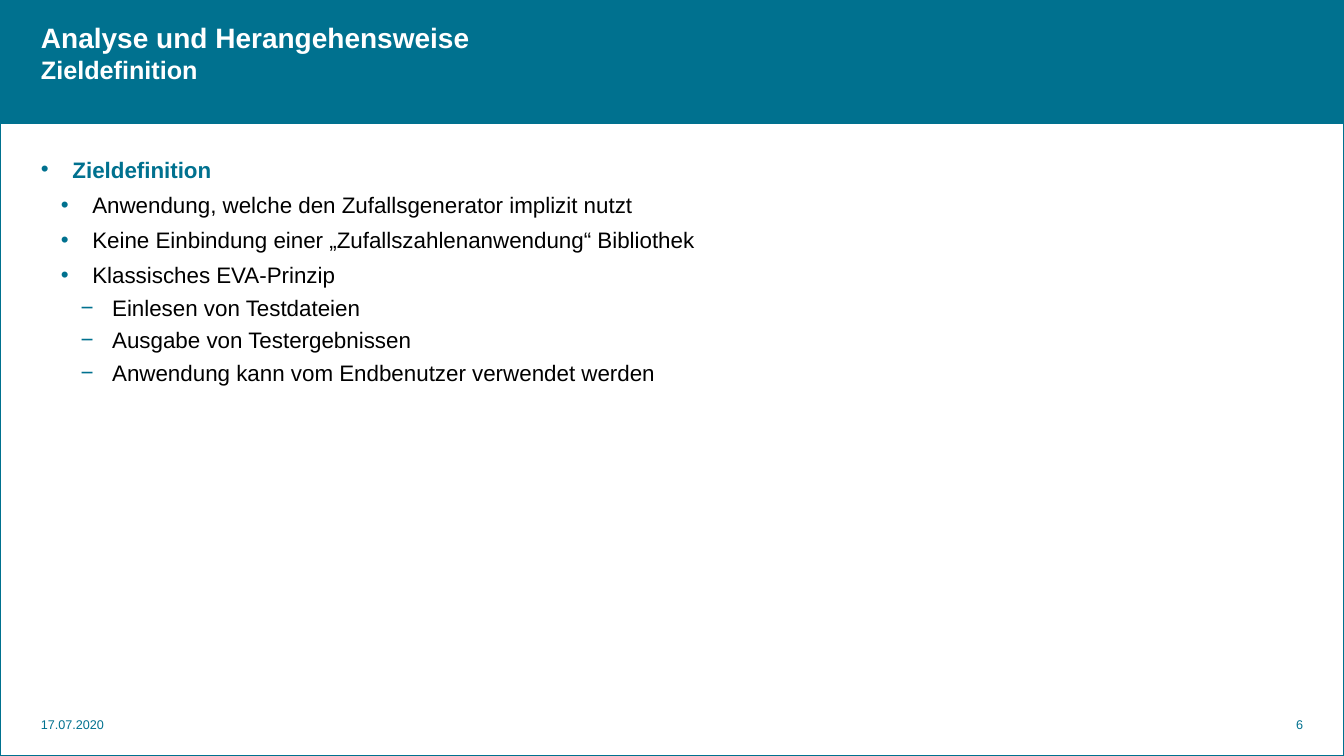
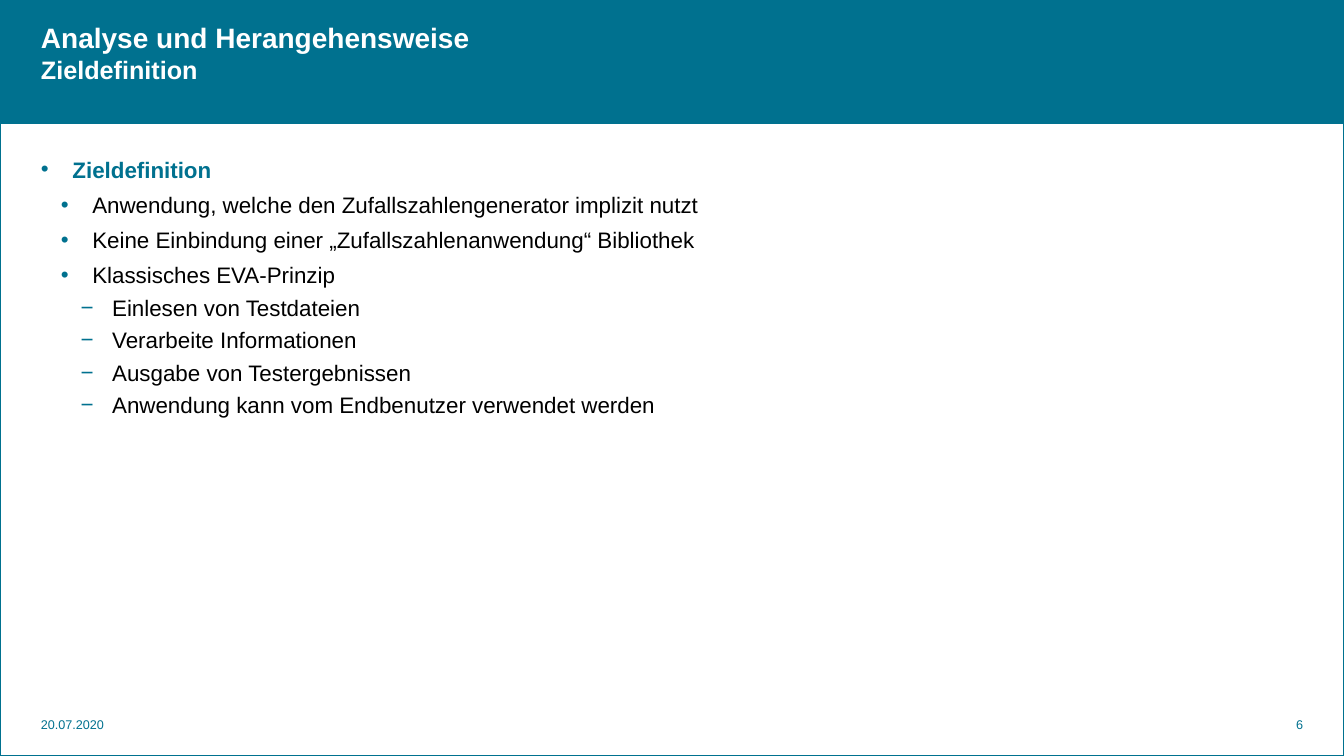
Before and after one commit to Facemirrored/go-pro-pruefung, a slide deck: slide 6 of data/documents/Herrmann_Bjarne_GoPro.pptx. Drawn at 1344x756 pixels with LibreOffice and Linux fonts; fonts in the diff are those of the drawing; background and template pictures are left out. Boxes give left, top, right and bottom in pixels: in the first picture for what was removed or moved away, otherwise in the second. Text is boxed around its words. In the diff, an @@ line names an element or a change of style, - is before the commit and + after.

```diff
--- a/data/documents/Herrmann_Bjarne_GoPro.pptx
+++ b/data/documents/Herrmann_Bjarne_GoPro.pptx
@@ text at (92,196,698,218): text changed @@
-    • Anwendung, welche den Zufallsgenerator implizit nutzt
+    • Anwendung, welche den Zufallszahlengenerator implizit nutzt
@@ text at (112,331,357,349): paragraph added @@
+      − Verarbeite Informationen
@@ text at (41,720,104,729): text changed @@
-17.07.2020
+20.07.2020
```
Also in this commit, not shown: 13 other slides changed, 5 other files.
